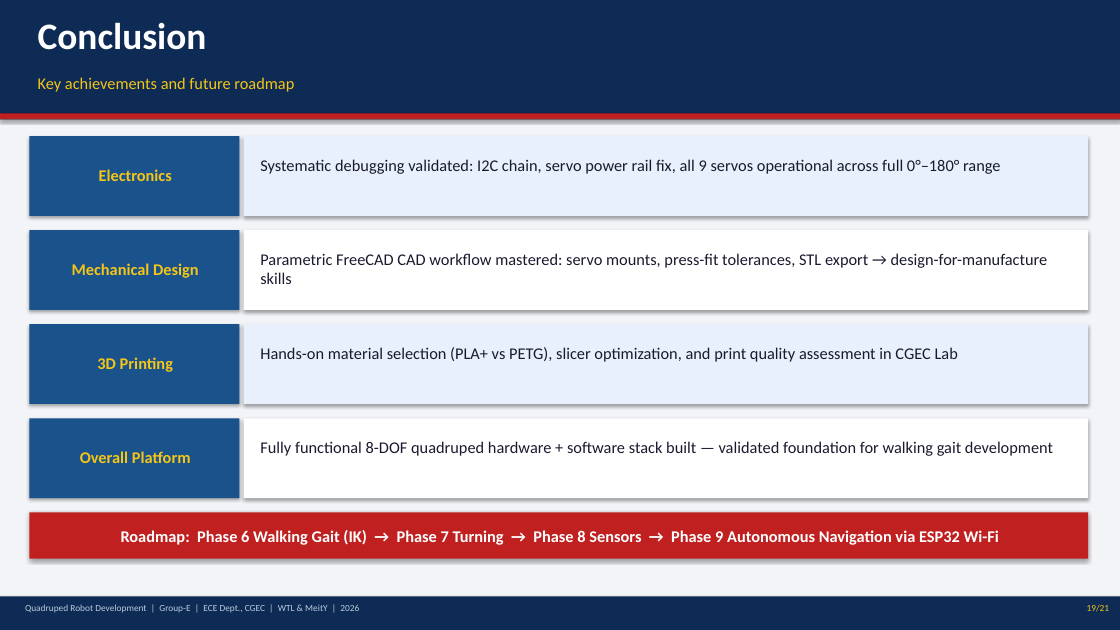
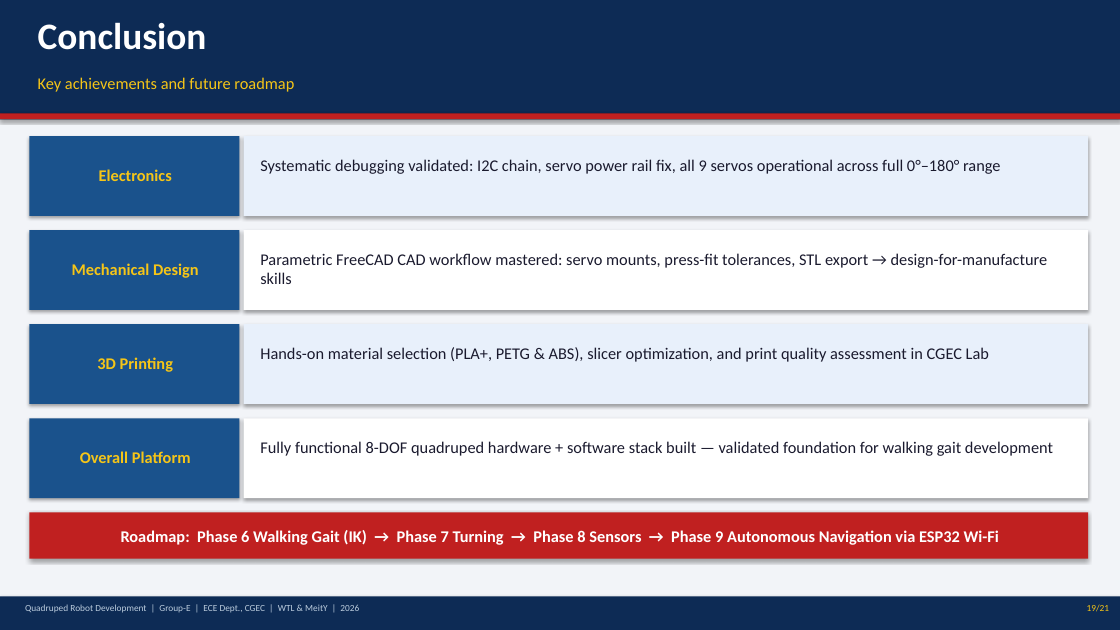
Before and after one commit to Biraj2004/3D-QuadrupedBot-Report, a slide deck: slide 19 of Quadruped_Robot_Presentation.pptx. Drawn at 1120x630 pixels with LibreOffice and Linux fonts; fonts in the diff are those of the drawing. Boxes give left, top, right and bottom in pixels: in the first picture for what was removed or moved away, otherwise in the second. Text is boxed around its words. In the diff, an @@ line names an element or a change of style, - is before the commit and + after.

```diff
--- a/Quadruped_Robot_Presentation.pptx
+++ b/Quadruped_Robot_Presentation.pptx
@@ text at <box>260,347,989,362</box>: text changed @@
-Hands-on material selection (PLA+ vs PETG), slicer optimization, and print quality assessment in CGEC Lab
+Hands-on material selection (PLA+, PETG & ABS), slicer optimization, and print quality assessment in CGEC Lab
```
Also in this commit, not shown: 4 other slides changed.
